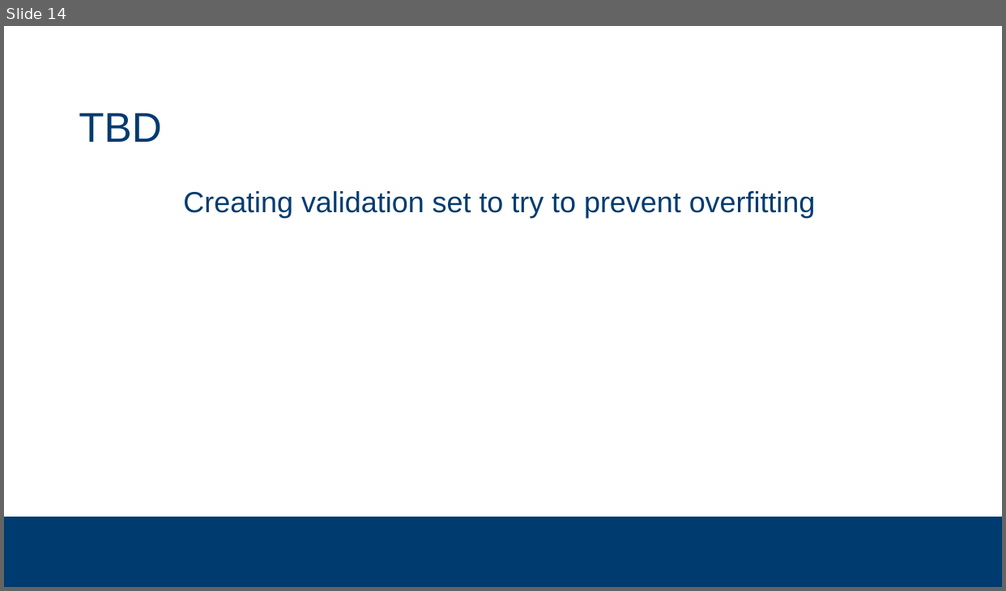
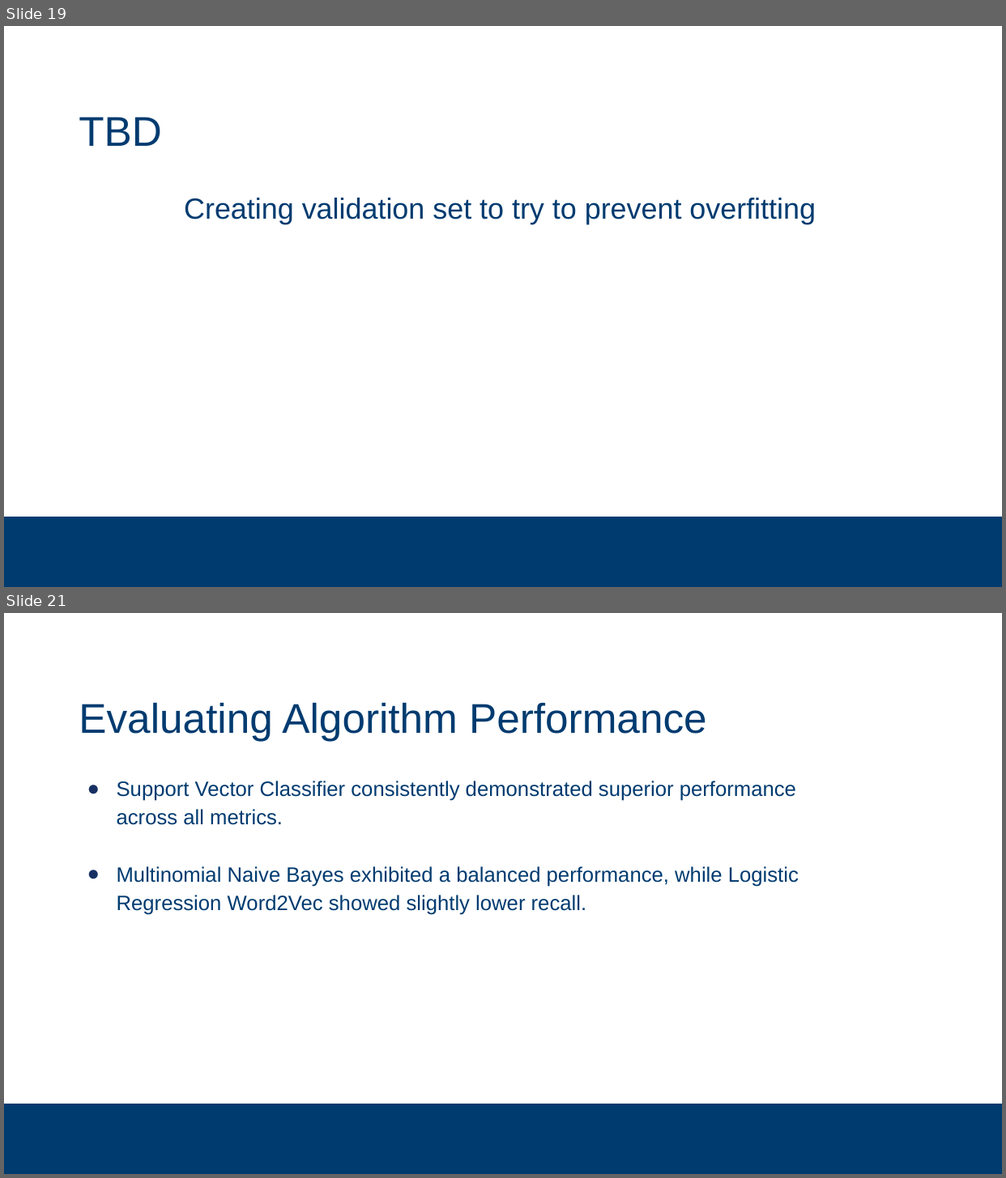
Before and after one commit to subsystem3/project, a slide deck: Final-Project-Team-2.pptx. Shown one above the other, each under a label of ours: slide 14 before the commit, slides 19 and 21 after it; the slides between them are not shown. The pictures are 1006x591 and 1006x1178 pixels, drawn with LibreOffice and Linux fonts; fonts in the diff are those of the drawing; background and template pictures are left out. Boxes give left, top, right and bottom in pixels: in the first picture for what was removed or moved away, otherwise in the second. Text is boxed around its words. In the diff, an @@ line names an element or a change of style, - is before the commit and + after.

```diff
--- a/Final-Project-Team-2.pptx
+++ b/Final-Project-Team-2.pptx
@@ slide 21 added at [4,613,1002,1174], background #FFFFFF; not listed: 1 template element that a slide beside it also shows @@
@@ title added at [79,702,707,741], 40 pt, text #003B70 @@
+Evaluating Algorithm Performance
@@ text added at [117,781,799,915], 20 pt, text #003B70 @@
+● Support Vector Classifier consistently demonstrated superior performance across all metrics.
+● Multinomial Naive Bayes exhibited a balanced performance, while Logistic Regression Word2Vec showed slightly lower recall.
@@ what was slide 14 is now slide 19 @@
@@ slide 19 changed as well @@
@@ title "TBD" at [79,117,162,146]: line spacing 42pt to 1.05 @@
@@ text "Creating validation set to try ..." at [184,198,816,224]: line spacing 32pt to 1.14; less space between paragraphs @@
```
Also in this commit, not shown: 14 other slides changed, 11 other slides added, 6 slides removed.
